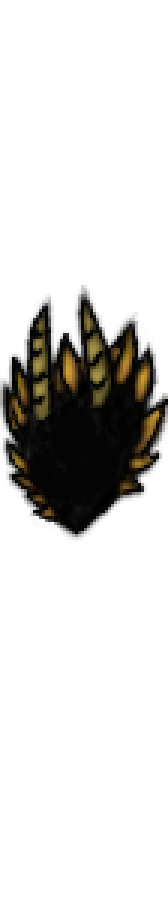
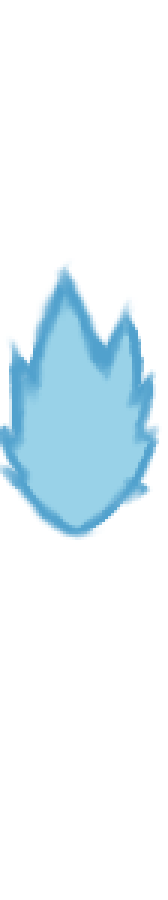
The second w=168, h=900 image is a revision of the first. Changes to its layers:
added layer "\" above "\ #1" over 0, 258, 162, 543
added layer "\ #1" above "Layer #4" over 0, 288, 156, 537
hid "Layer #4" over 0, 282, 168, 543
